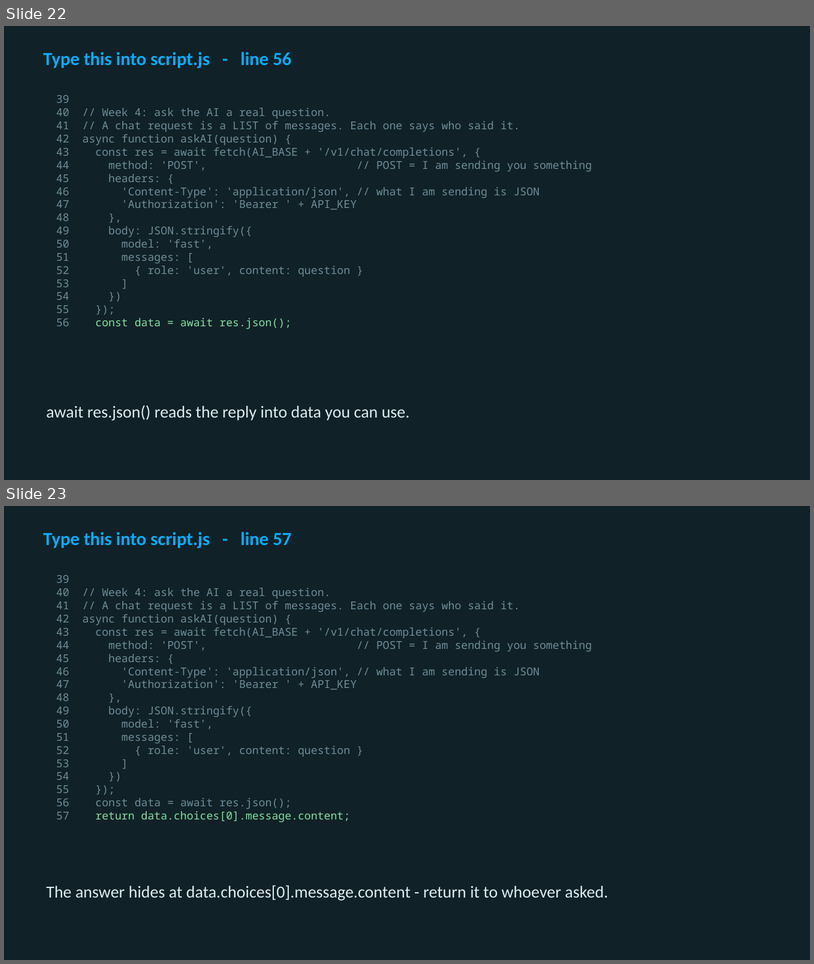
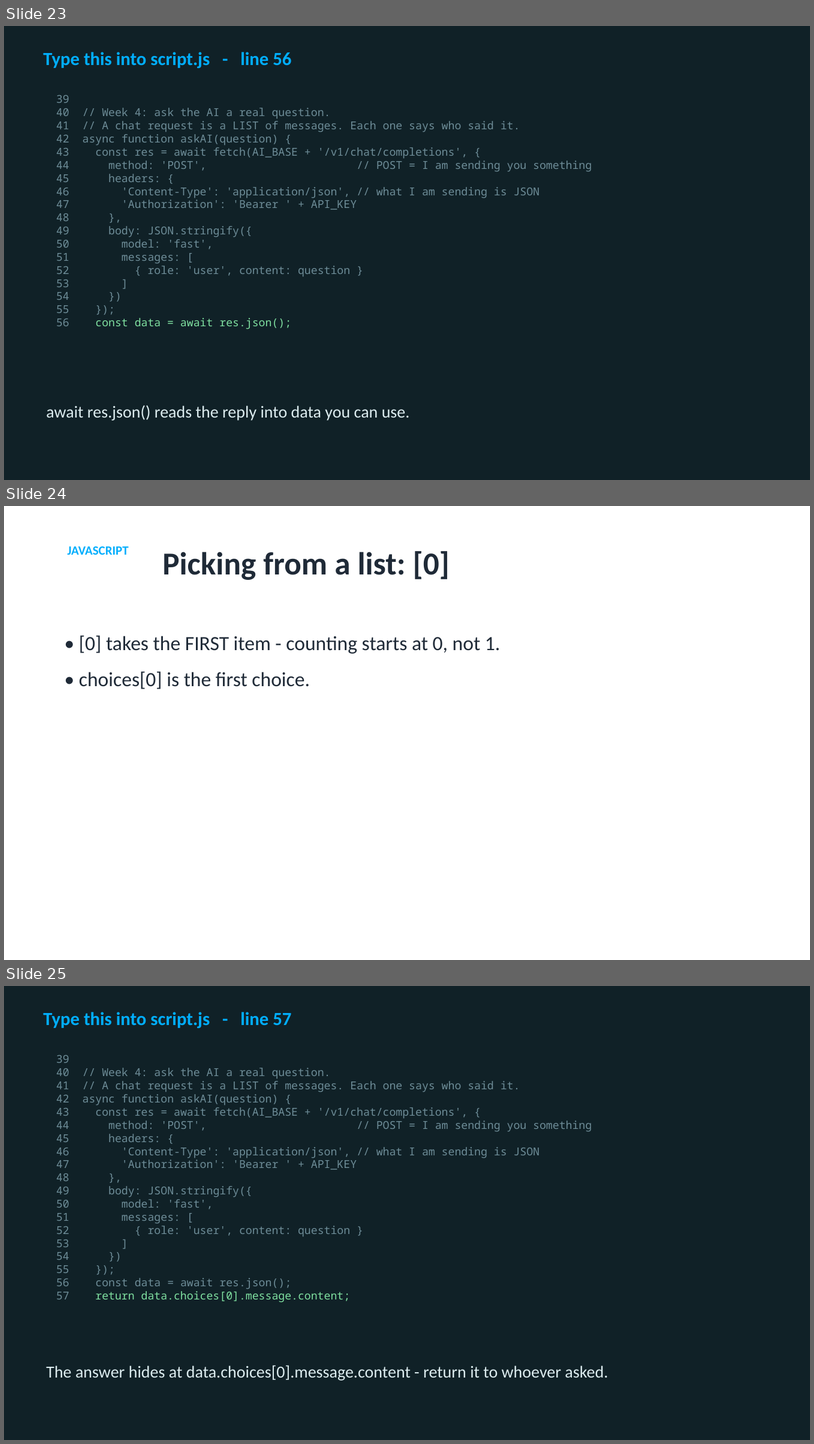
Before and after one commit to utgapps/utgapps.github.io, a slide deck: ai101/slides/week-04.pptx. Shown one above the other, each under a label of ours: slides 22 and 23 before the commit, slides 23, 24 and 25 after it. The pictures are 814x964 and 814x1444 pixels, drawn with LibreOffice and Linux fonts; fonts in the diff are those of the drawing. Boxes give left, top, right and bottom in pixels: in the first picture for what was removed or moved away, otherwise in the second. Text is boxed around its words. In the diff, an @@ line names an element or a change of style, - is before the commit and + after.

```diff
--- a/ai101/slides/week-04.pptx
+++ b/ai101/slides/week-04.pptx
@@ slide 24 added at bbox=[4, 506, 810, 960], background #FFFFFF @@
@@ text added at bbox=[68, 546, 129, 555], 15 pt, text #01AEFD, bold @@
+JAVASCRIPT
@@ title added at bbox=[162, 551, 450, 580], 38 pt, text #1F2A37, bold @@
+Picking from a list: [0]
@@ text added at bbox=[79, 635, 500, 689], 24 pt, text #1F2A37 @@
+• [0] takes the FIRST item - counting starts at 0, not 1.
+• choices[0] is the first choice.
@@ what was slide 22 is now slide 23 @@
@@ what was slide 23 is now slide 25 @@
```
Also in this commit, not shown: 1 other slide added, 19 other files.
